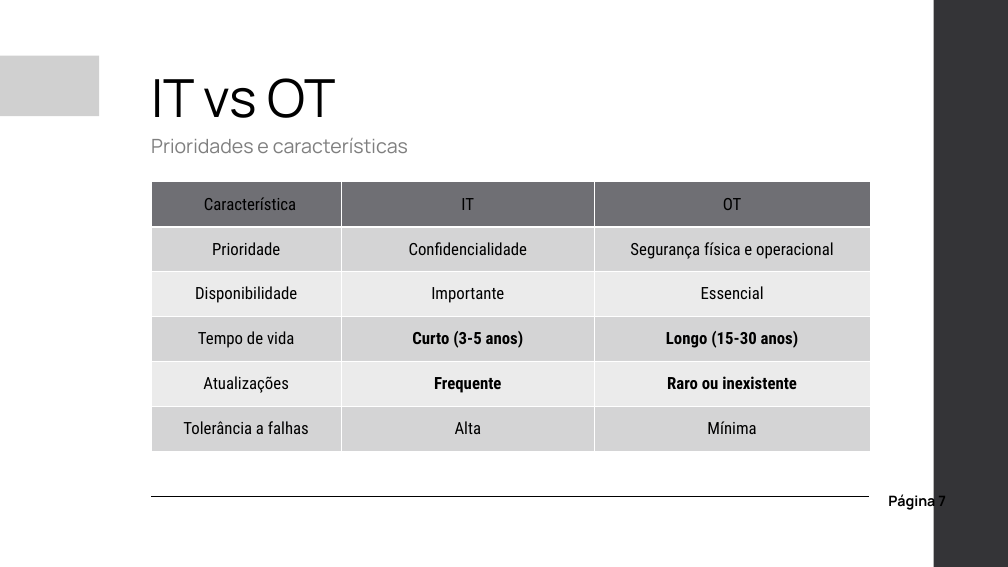
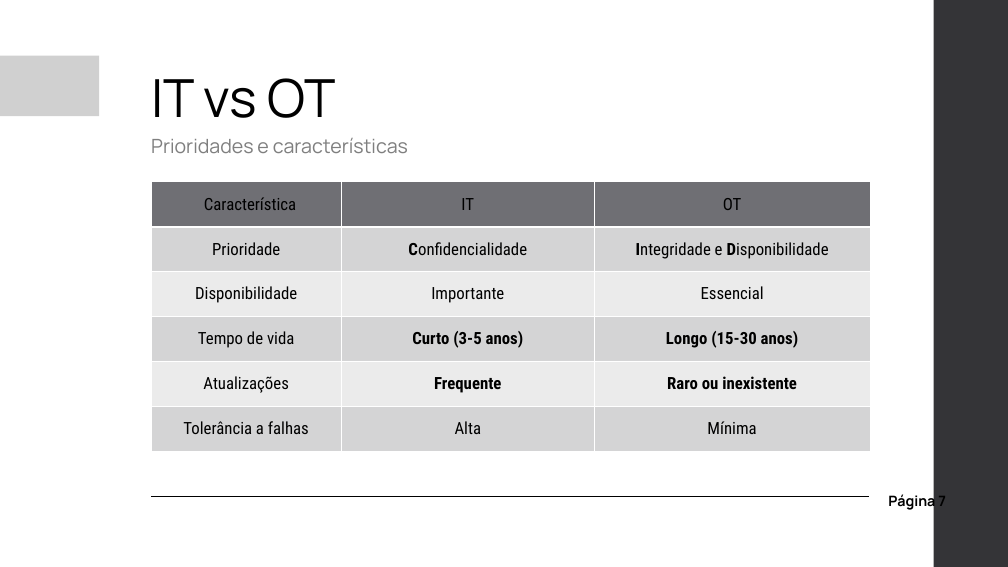
Before and after one commit to pedroaovieira/osint, a slide deck: slide 7 of presentation/ffonseca/2025_10_23_FFonseca_Cybersecurity_OT.pptx. Drawn at 1008x567 pixels with LibreOffice and Linux fonts; fonts in the diff are those of the drawing; grey boxes stand for pictures; background and template pictures are left out. Boxes give left, top, right and bottom in pixels: in the first picture for what was removed or moved away, otherwise in the second. Text is boxed around its words. In the diff, an @@ line names an element or a change of style, - is before the commit and + after.

```diff
--- a/presentation/ffonseca/2025_10_23_FFonseca_Cybersecurity_OT.pptx
+++ b/presentation/ffonseca/2025_10_23_FFonseca_Cybersecurity_OT.pptx
@@ table at (151,181,870,451) @@
-row 2, column 3: Segurança física e operacional
+row 2, column 3: Integridade e Disponibilidade
@@ bold on in "Confidencialidade" @@
```
Also in this commit, not shown: 3 other slides changed, 1 slide added, 1 other file.
